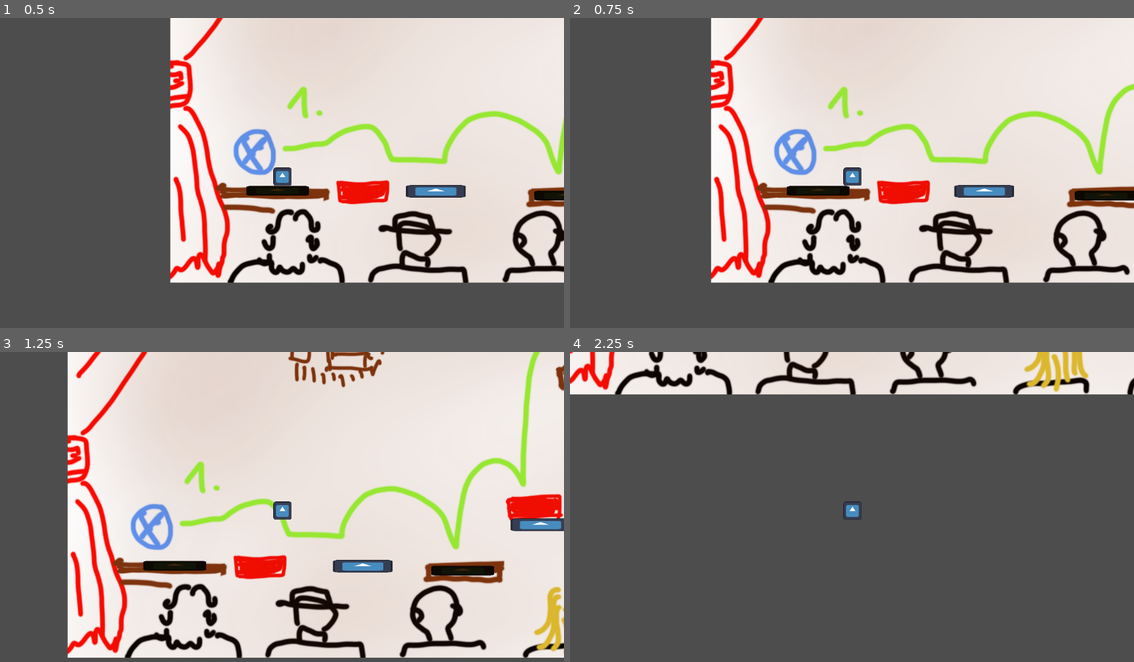
Above: before the commit, frames 1-4 (two rows, left to right).
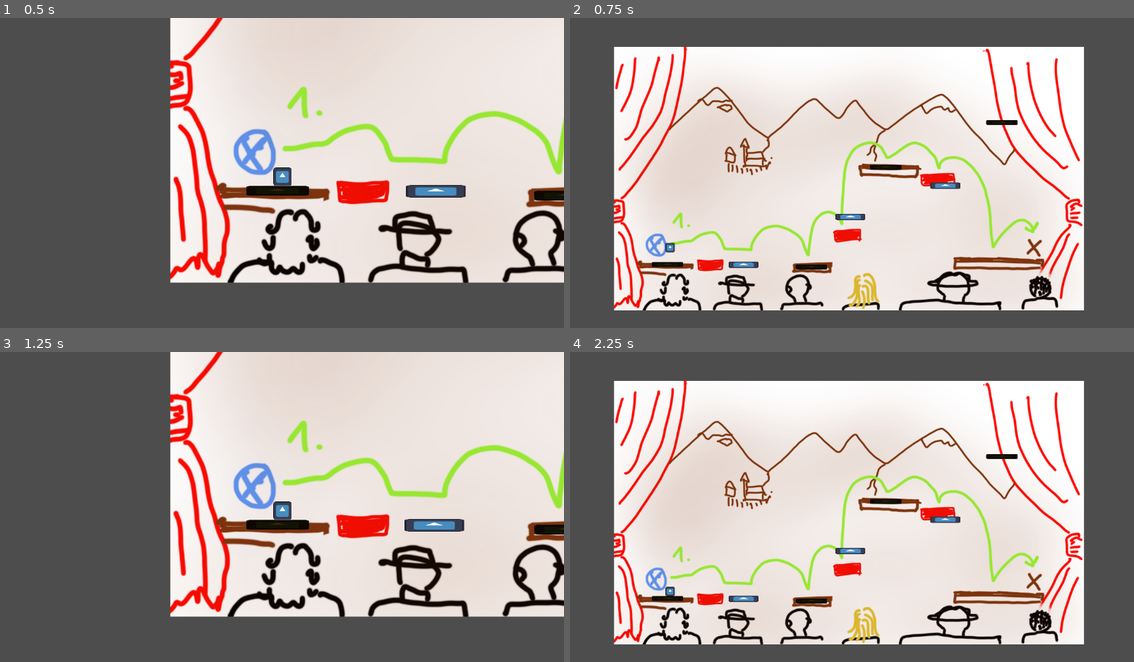
Above: after the commit, the same moments.

Repository: danigeri/Brackeys-Game-Jam
Game: Godot game, scene res://scenes/GameLoop/game_loop.tscn
Same seed, same stepped clock (60 frames per second), same inputs: the game is played once before the commit and once after it. The engine's default icon, where the game draws it, is replaced by a stand-in: a white triangle on a blue panel in a dark square.
Inputs (mouse positions are in pixels of both pictures, inside the frame that each line leads up to):
- Up to frame 1 (0.5 s): no input
- Up to frame 2 (0.75 s): move the mouse to (1004, 191) at 0.52 s; hold Right (right) from 0.53 s (still down); tap G (ghost_run, bound only after the commit) at 0.6 s
- Up to frame 3 (1.25 s): keep holding Right (right); tap Up (up) at 0.77 s; tap P (player_run, bound only after the commit) at 0.8 s
- Up to frame 4 (2.25 s): move the mouse to (1105, 525) at 1.27 s; tap P (player_run, bound only after the commit) at 1.35 s; tap Up (up) at 1.52 s; tap G (ghost_run, bound only after the commit) at 1.55 s; move the mouse to (908, 441) at 2.02 s; release Right (right) at 2.03 s; press the mouse at (908, 441) at 2.03 s; hold Left (left) from 2.03 s (still down)

Frame 1 is identical in both runs. In frame 2, 59% of the frame differs, in the area x 7-100%, y 0-95%; in frame 3, 46%; in frame 4, 80%, in the area x 0-100%, y 0-95%.

Commit message:
külön player run, külön ghost run, akárhányszor

Diff:
--- a/Globals/globals.gd
+++ b/Globals/globals.gd
@@ -1,3 +1,3 @@
 extends Node
 
-var is_ghost_mode = false
+#var is_ghost_mode = false
--- a/project.godot
+++ b/project.godot
@@ -58,9 +58,14 @@
 "events": [Object(InputEventKey,"resource_local_to_scene":false,"resource_name":"","device":-1,"window_id":0,"alt_press …(195 unchanged characters)…
 ]
 }
-restart={
+player_run={
 "deadzone": 0.2,
-"events": [Object(InputEventKey,"resource_local_to_scene":fa …(141 unchanged characters)… ":false,"keycode":0,"physical_keycode":82,"key_label":0,"unicode":114,"location":0,"echo":false,"script":null)
+"events": [Object(InputEventKey,"resource_local_to_scene":fa …(141 unchanged characters)… ":false,"keycode":0,"physical_keycode":80,"key_label":0,"unicode":112,"location":0,"echo":false,"script":null)
+]
+}
+ghost_run={
+"deadzone": 0.2,
+"events": [Object(InputEventKey,"resource_local_to_scene":false,"resource_name":"","device":-1,"window_id":0,"alt_pressed":false,"shift_pressed":false,"ctrl_pressed":false,"meta_pressed":false,"pressed":false,"keycode":0,"physical_keycode":71,"key_label":0,"unicode":103,"location":0,"echo":false,"script":null)
 ]
 }
 
--- a/scenes/GameLoop/game_loop.gd
+++ b/scenes/GameLoop/game_loop.gd
@@ -1,11 +1,27 @@
 extends Node2D
 
 @onready var ghost_camera: Camera2D = $GhostCamera
+var previous_camera: Camera2D
 
 func _ready() -> void:
 	#MusicPlayer.start_music()
 	GameEvents.ghost_mode_on.connect(use_ghost_camera)
+	GameEvents.ghost_mode_on.emit(false)
 
 func use_ghost_camera(value) -> void:
-	if(value):
+	var current_cam = get_viewport().get_camera_2d()
+
+	if value:
+		if current_cam == ghost_camera:
+			return
+
+		previous_camera = current_cam
 		ghost_camera.make_current()
+
+	else:
+		if current_cam != ghost_camera:
+			return
+
+		if previous_camera:
+			previous_camera.make_current()
+			previous_camera = null
--- a/scenes/Platform/platform.gd
+++ b/scenes/Platform/platform.gd
@@ -9,11 +9,7 @@
 @export var distance: int
 @export var duration: int
 
-func _ready() -> void:
-	GameEvents.ghost_mode_on.connect(ghost_mode_on)
-	start_x = position.x
-	start_y = position.y
-
+func _create_tween():
 	if dir == "x":
 		tween = create_tween()
 		tween.set_loops()
@@ -39,11 +35,26 @@
 			.set_trans(Tween.TRANS_SINE)\
 			.set_ease(Tween.EASE_IN_OUT)
 
+func _ready() -> void:
+	GameEvents.ghost_mode_on.connect(ghost_mode_on)
+	start_x = position.x
+	start_y = position.y
+	_create_tween()
+	#print("PALTFORMs READY : ", tween)
+
 func ghost_mode_on(value) ->void:
+	#print("PALTFORM : ", value)
+	if value:
 		position.x = start_x
 		position.y = start_y
-		tween.kill()
-
+		if tween:
+			tween.kill()
+			tween = null
+			#print("TWEENS killed : ", tween)
+	else:
+		if not tween:
+			_create_tween()
+			#print("TWEENS recreated : ", tween)
 
 # Called every frame. 'delta' is the elapsed time since the previous frame.
 func _physics_process(_delta: float):
--- a/scenes/Player/player.gd
+++ b/scenes/Player/player.gd
@@ -15,7 +15,12 @@
 var left_button_is_down: bool = false
 var right_button_is_down: bool = false
 
+func ghost_mode_on(value) ->void:
+	#print("GAME_LOOP : ", value)
+	is_ghost_mode = value
+
 func _ready() -> void:
+	GameEvents.ghost_mode_on.connect(ghost_mode_on)
 	starting_position = position
 
 func _save_record(input: InputRecord.InputType, current_timi: int) -> void:
@@ -23,10 +28,10 @@
 	input_record.input_type = input
 	input_record.timi = current_timi
 	records.append(input_record)
-	print("saved record: ", input_record.input_type, " : ", input_record.timi)
+	#print("SAVED record: ", InputRecord.InputType.find_key(input_record.input_type), " : ", input_record.timi)
 
 func _play_input(input: InputRecord.InputType) -> void:
-	print("input: ", input)
+	#print("USER input: ", InputRecord.InputType.find_key(input))
 	if input == InputRecord.InputType.UP and is_on_floor():
 		velocity.y = JUMP_VELOCITY
 	elif input == InputRecord.InputType.LEFT_PRESS or input == InputRecord.InputType.LEFT_RELEASE:
@@ -68,20 +73,31 @@
 				_play_input(current_record.input_type)
 				record_index+=1
 
-	if Input.is_action_just_pressed("restart"):
+	if Input.is_action_just_pressed("ghost_run"):
+		#print("GHOST_RUN pressed")
+
 		restart_pressed_timi = Time.get_ticks_usec()
 		GameEvents.ghost_mode_on.emit(true)
-		is_ghost_mode = true
 		position = starting_position
 		record_index = 0
+		if left_button_is_down:
+			_save_record(InputRecord.InputType.LEFT_RELEASE, current_timi)
+		if right_button_is_down:
+			_save_record(InputRecord.InputType.RIGHT_RELEASE, current_timi)
 		left_button_is_down = false
 		right_button_is_down = false
-		_save_record(InputRecord.InputType.LEFT_RELEASE, current_timi)
-		_save_record(InputRecord.InputType.RIGHT_RELEASE, current_timi)
-		# player to begining
 
-	# Get the input direction and handle the movement/deceleration.
-	# As good practice, you should replace UI actions with custom gameplay actions.
+	if Input.is_action_just_pressed("player_run"):
+		#print("PLAYER_RUN pressed")
+		GameEvents.ghost_mode_on.emit(false)
+		records.clear()
+		record_index = 0
+		restart_pressed_timi = Time.get_ticks_usec()
+		position = starting_position
+		velocity.x = 0
+		left_button_is_down = false
+		right_button_is_down = false
+
 	if left_button_is_down and not right_button_is_down:
 		velocity.x = -1 * SPEED
 	elif right_button_is_down and not left_button_is_down:
